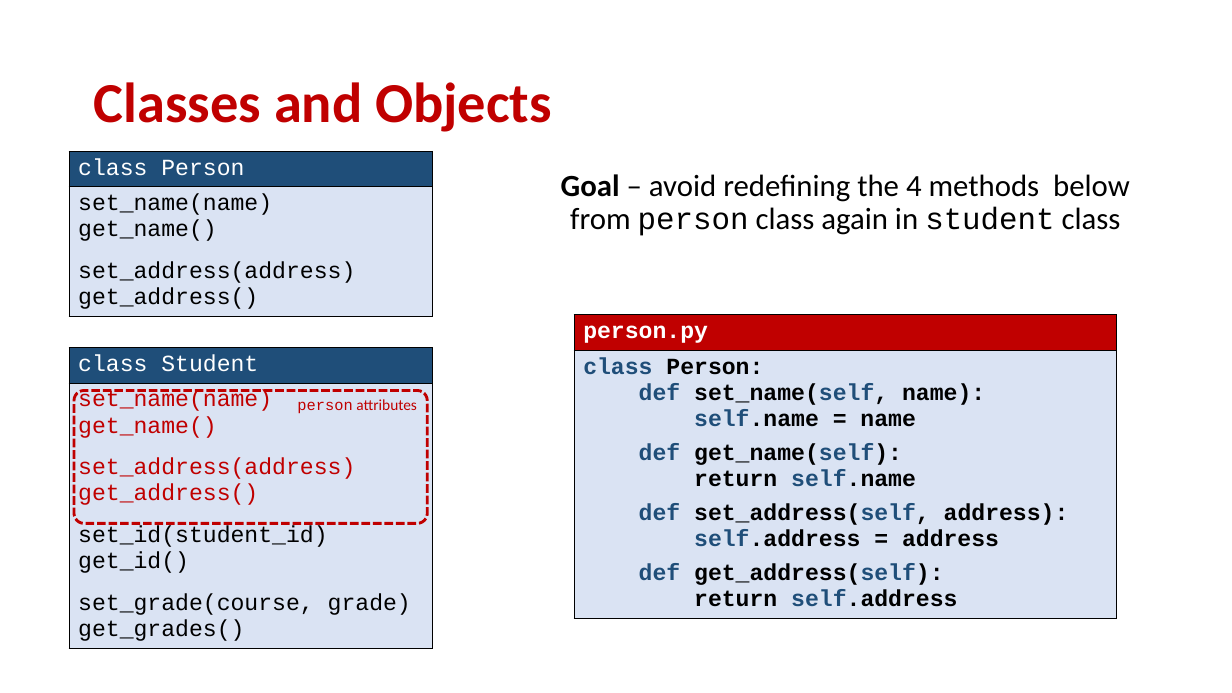
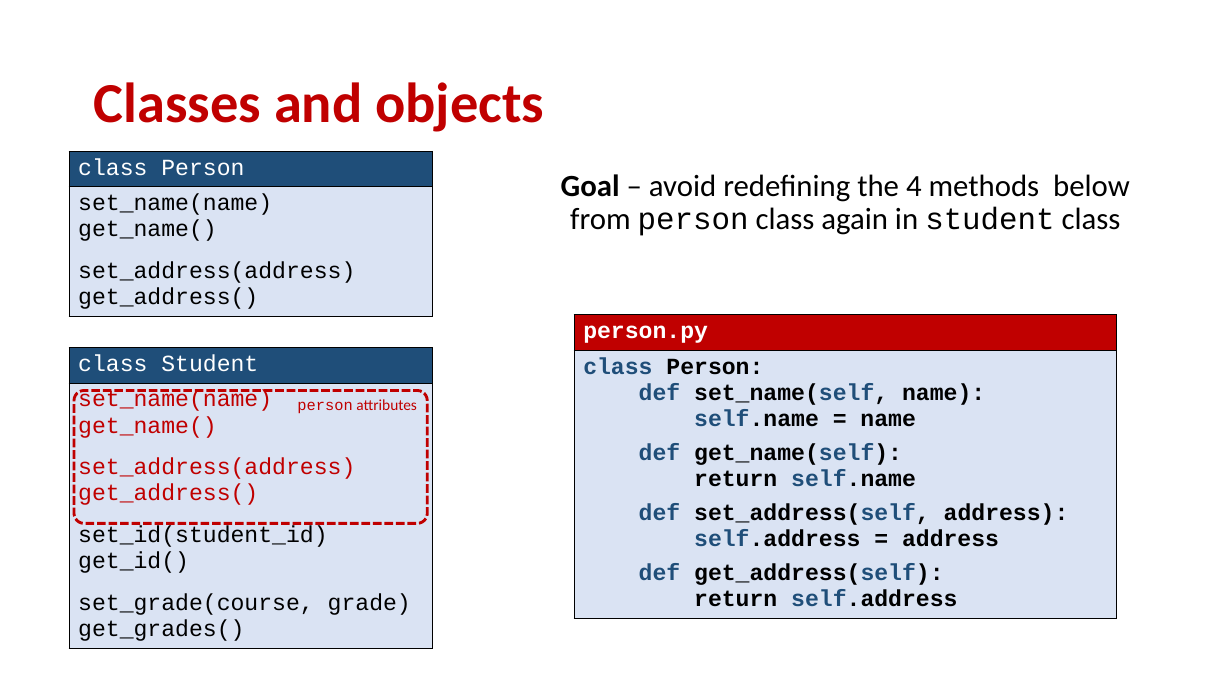
Before and after one commit to gsbrodal/gsbrodal.github.io, a slide deck: slide 4 of ipsa/slides/hierarchies.pptx. Drawn at 1232x693 pixels with LibreOffice and Linux fonts; fonts in the diff are those of the drawing. Boxes give left, top, right and bottom in pixels: in the first picture for what was removed or moved away, otherwise in the second. Text is boxed around its words. In the diff, an @@ line names an element or a change of style, - is before the commit and + after.

```diff
--- a/ipsa/slides/hierarchies.pptx
+++ b/ipsa/slides/hierarchies.pptx
@@ title at (x1=94, y1=82, x2=544, y2=132): text changed @@
-Classes and Objects
+Classes and objects
```
Also in this commit, not shown: 11 other slides changed, 3 other files.
